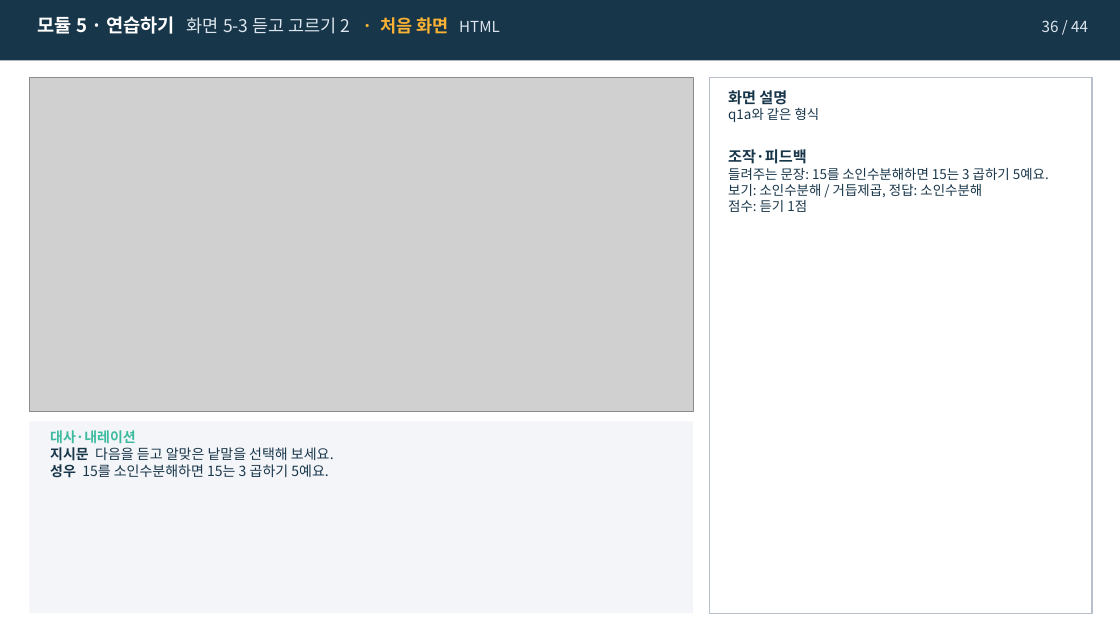
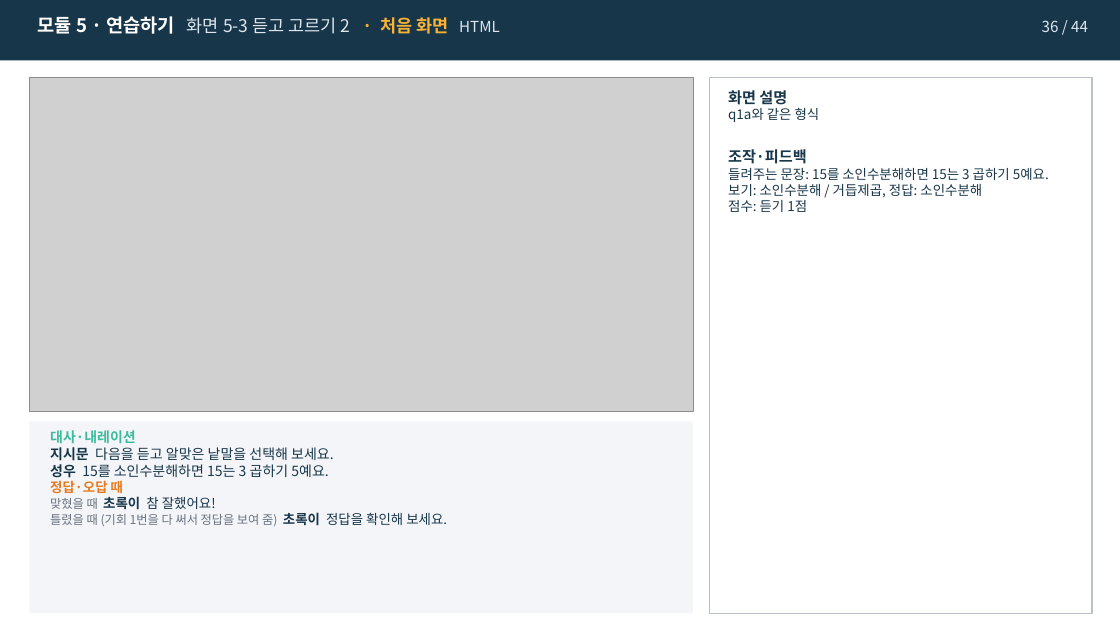
Before and after one commit to j333333766-hub/ksl-math-vocab-kit, a slide deck: slide 36 of 샘플/07차시_소인수분해_조창현_v6-5_스토리보드.pptx. Drawn at 1120x630 pixels with LibreOffice and Linux fonts; fonts in the diff are those of the drawing; grey boxes stand for pictures. Boxes give left, top, right and bottom in pixels: in the first picture for what was removed or moved away, otherwise in the second. Text is boxed around its words. In the diff, an @@ line names an element or a change of style, - is before the commit and + after.

```diff
--- a/샘플/07차시_소인수분해_조창현_v6-5_스토리보드.pptx
+++ b/샘플/07차시_소인수분해_조창현_v6-5_스토리보드.pptx
@@ text at (x1=50, y1=480, x2=447, y2=526): paragraphs added @@
+정답·오답 때
+맞혔을 때 초록이 참 잘했어요!
+틀렸을 때 (기회 1번을 다 써서 정답을 보여 줌) 초록이 정답을 확인해 보세요.
```
Also in this commit, not shown: 8 other slides changed, 7 other files.
